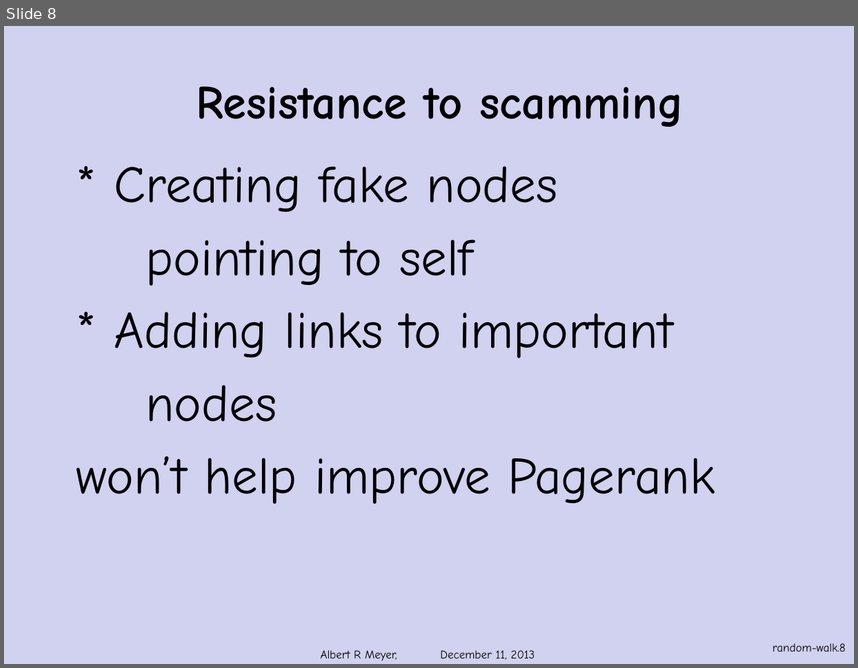
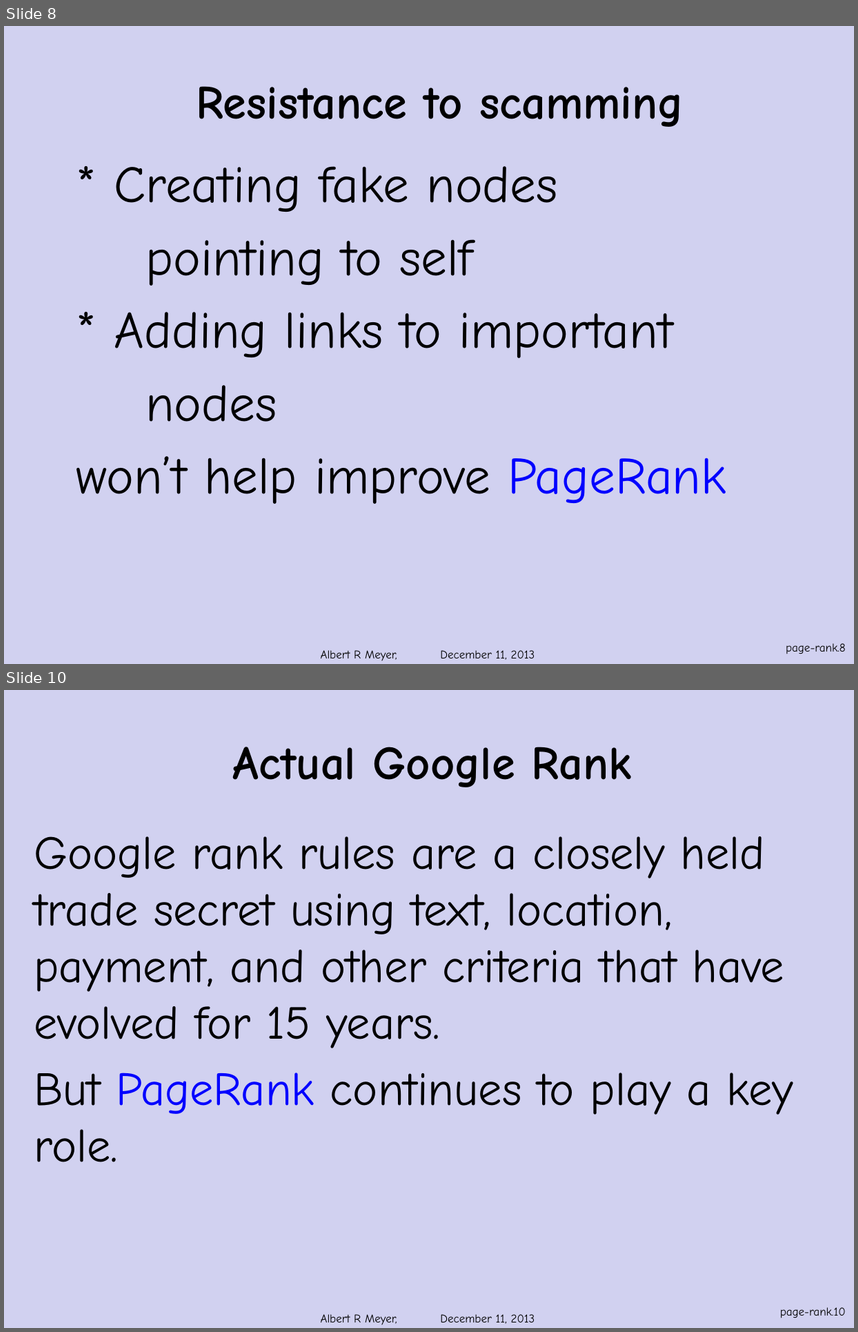
Before and after one commit to armeyer/mcs_web, a slide deck: fall13/slidesF13/page-rank.pptx. Shown one above the other, each under a label of ours: slide 8 before the commit, slides 8 and 10 after it; the slides between them are not shown. The pictures are 858x668 and 858x1332 pixels, drawn with LibreOffice and Linux fonts; fonts in the diff are those of the drawing; background and template pictures are left out. Boxes give left, top, right and bottom in pixels: in the first picture for what was removed or moved away, otherwise in the second. Text is boxed around its words. In the diff, an @@ line names an element or a change of style, - is before the commit and + after.

Commit message:
edit random-walks, stationary-distribution, page-rank.pptx

```diff
--- a/fall13/slidesF13/page-rank.pptx
+++ b/fall13/slidesF13/page-rank.pptx
@@ slide 10 added at (4,690,854,1328), background #D1D1F0 @@
@@ title added at (233,747,632,787), 40 pt, text #000000, bold @@
+Actual Google Rank
@@ text added at (34,836,793,1162), 40 pt, text #000000 @@
+Google rank rules are a closely held trade secret using text, location, payment, and other criteria that have evolved for 15 years.
+But PageRank continues to play a key role.
@@ page number added at (780,1307,846,1318), 10 pt, text #000000 @@
+page-rank.10
@@ text added at (321,1314,535,1325), 10 pt, text #000000 @@
+Albert R Meyer, December 11, 2013
@@ slide 8 changed as well @@
@@ text at (76,456,726,503): text changed @@
-won’t help improve Pagerank
+won’t help improve PageRank
@@ page number at (786,643,846,654): text changed @@
-random-walk.8
+page-rank.8
```
Also in this commit, not shown: 7 other slides changed, 1 other slide added, 2 other files.
